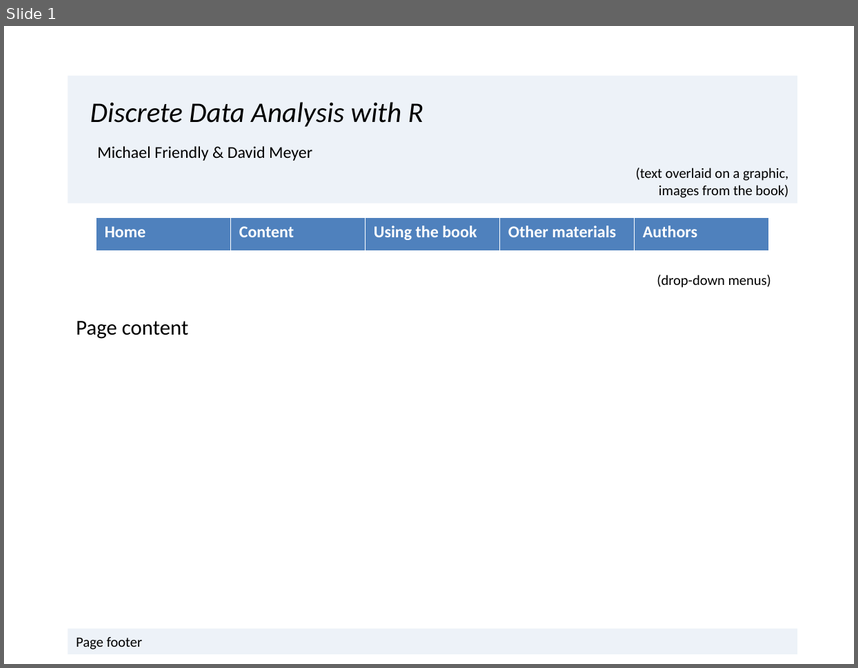
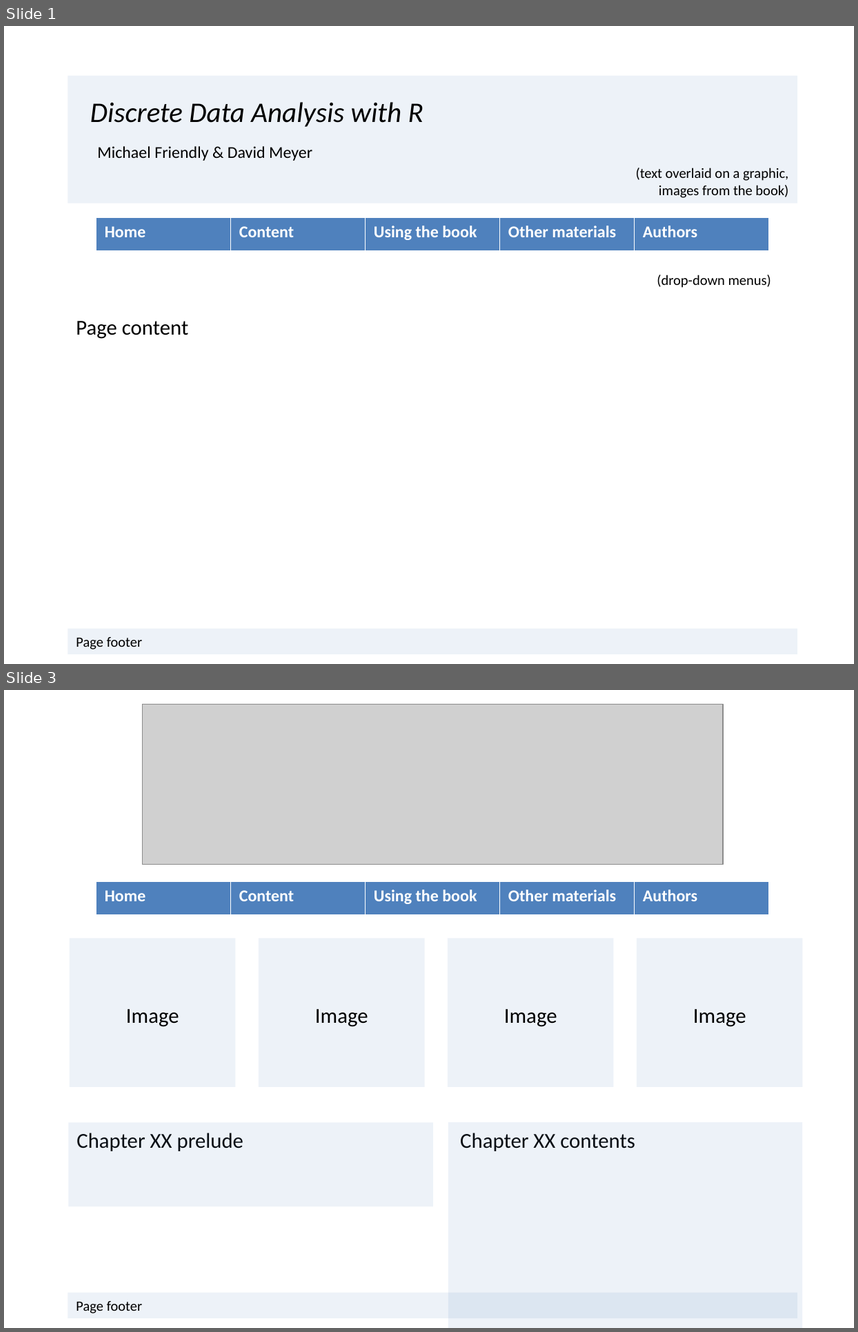
Before and after one commit to friendly/VCDR, a slide deck: Web/DDAR-web-mockup.pptx. Shown one above the other, each under a label of ours: slide 1 before the commit, slides 1 and 3 after it; the slides between them are not shown. The pictures are 858x668 and 858x1332 pixels, drawn with LibreOffice and Linux fonts; fonts in the diff are those of the drawing; grey boxes stand for pictures. Boxes give left, top, right and bottom in pixels: in the first picture for what was removed or moved away, otherwise in the second. Text is boxed around its words. In the diff, an @@ line names an element or a change of style, - is before the commit and + after.

```diff
--- a/Web/DDAR-web-mockup.pptx
+++ b/Web/DDAR-web-mockup.pptx
@@ slide 3 added at box(4, 690, 854, 1328), background #FFFFFF @@
@@ picture added at box(142, 704, 722, 865) @@
@@ table added at box(96, 881, 767, 916), 1 rows, 5 columns @@
+Home | Content | Using the book | Other materials | Authors
@@ group added at box(70, 938, 802, 1087): 4 rectangles, 4 texts @@
+Image
+Image
+Image
+Image
@@ rectangle added at box(69, 1122, 433, 1206), fill #4F81BD at 10% opacity @@
@@ rectangle added at box(448, 1122, 803, 1328), fill #4F81BD at 10% opacity @@
@@ text added at box(76, 1132, 243, 1151), 18 pt, text #000000 @@
+Chapter XX prelude
@@ text added at box(460, 1132, 635, 1151), 18 pt, text #000000 @@
+Chapter XX contents
@@ rectangle added at box(67, 1292, 797, 1317), fill #4F81BD at 10% opacity, 12 pt, text #000000 @@
+Page footer
```
Also in this commit, not shown: 7 other files.
